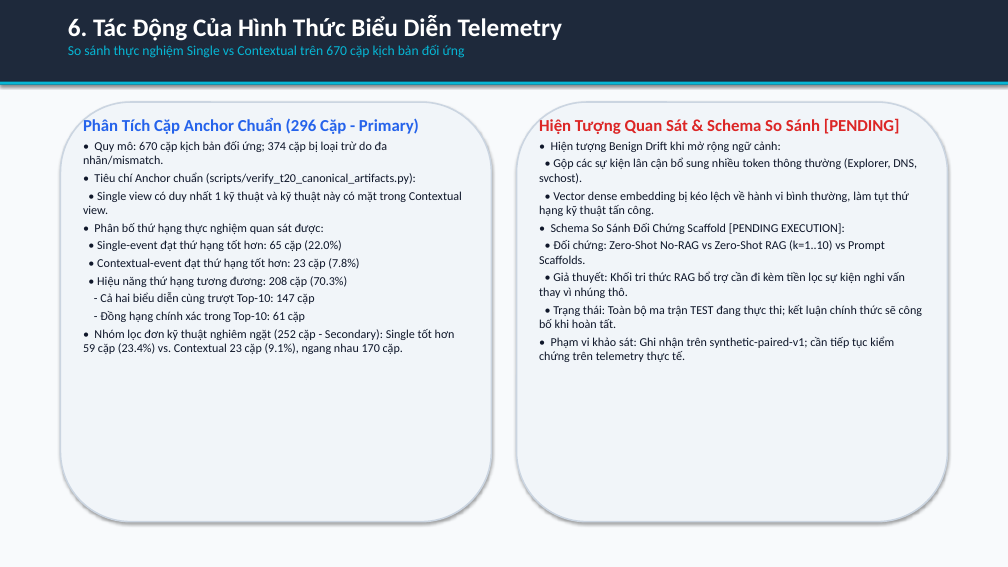
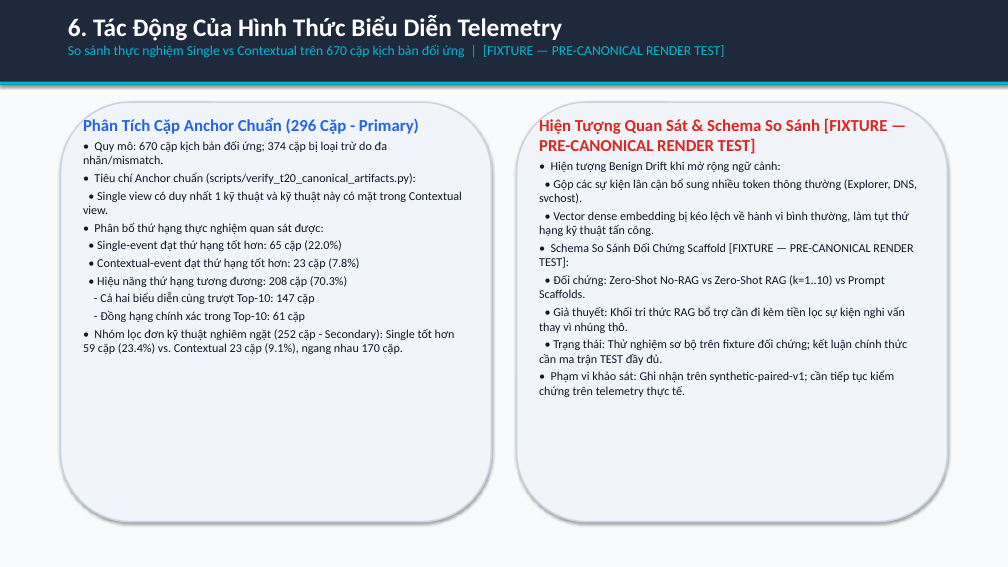
Before and after one commit to habachcp6/RAG2ATTCK, a slide deck: slide 7 of docs/presentation/slides.pptx. Drawn at 1008x567 pixels with LibreOffice and Linux fonts; fonts in the diff are those of the drawing. Boxes give left, top, right and bottom in pixels: in the first picture for what was removed or moved away, otherwise in the second. Text is boxed around its words. In the diff, an @@ line names an element or a change of style, - is before the commit and + after.

```diff
--- a/docs/presentation/slides.pptx
+++ b/docs/presentation/slides.pptx
@@ text at box(68, 45, 724, 58): text changed @@
-So sánh thực nghiệm Single vs Contextual trên 670 cặp kịch bản đối ứng
+So sánh thực nghiệm Single vs Contextual trên 670 cặp kịch bản đối ứng | [FIXTURE — PRE-CANONICAL RENDER TEST]
@@ text at box(539, 118, 888, 154): text changed @@
-Hiện Tượng Quan Sát & Schema So Sánh [PENDING]
+Hiện Tượng Quan Sát & Schema So Sánh [FIXTURE — PRE-CANONICAL RENDER TEST]
@@ text at box(539, 243, 913, 268): text changed @@
-• Schema So Sánh Đối Chứng Scaffold [PENDING EXECUTION]:
+• Schema So Sánh Đối Chứng Scaffold [FIXTURE — PRE-CANONICAL RENDER TEST]:
@@ text at box(539, 339, 907, 365): text changed @@
-• Trạng thái: Toàn bộ ma trận TEST đang thực thi; kết luận chính thức sẽ công bố khi hoàn tất.
+• Trạng thái: Thử nghiệm sơ bộ trên fixture đối chứng; kết luận chính thức cần ma trận TEST đầy đủ.
```
Also in this commit, not shown: 11 other slides changed, 17 other files.
